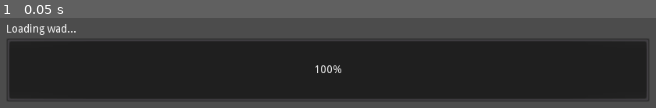
Above: before the commit, frame 1.
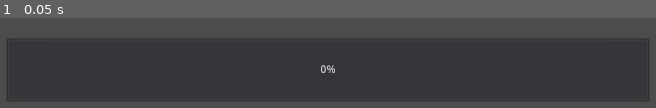
Above: after the commit, the same moment.

Repository: RolandMarchand/wefl
Game: Godot game, scene res://Node.tscn
The game is run twice, just before and just after one commit, with the same random seed, the same clock (stepped at 60 frames per second) and the same inputs.
Inputs:
- Up to frame 1 (0.05 s): no input

The runs differ from the first frame. In frame 1, 60% of the frame differs, in the area x 1-99%, y 6-89%.

Commit message:
Removed 'reader.gd' GUI support.

Diff:
--- a/reader.gd
+++ b/reader.gd
@@ -17,11 +17,7 @@
 # Description:
 # This file reads WAD files, and stores the header, dictionary and data
 # into dictionaries.
-# Might remove the GUI control later.
 extends MarginContainer
-
-onready var bar: ProgressBar = $VBoxContainer/ProgressBar
-onready var label: Label = $VBoxContainer/Label
 
 # Loads wad with multiple threads
 var thread := Thread.new()
@@ -34,15 +30,11 @@
 	thread.start(self, "_record_wad")
 
 func _load_config():
-# warning-ignore:return_value_discarded
-	_set_loading_screen("Load config...", 1)
-
+	# warning-ignore:return_value_discarded
 	wad_config.load("res://doom2.cfg")
 	WAD.FILE = wad_config.get_value("doom2.wad", "wad_file")
 	WAD.HEADER = wad_config.get_value("doom2.wad", "header")
 	WAD.LUMPS = wad_config.get_value("doom2.wad", "lumps")
-
-	_set_loading_screen("Config loaded!", 1, 1)
 
 func _record_wad():
 	if File.new().file_exists("res://doom2.cfg"):
@@ -52,20 +44,10 @@
 	var wad_file = File.new()
 	wad_file.open("res://doom2.wad", File.READ)
 
-	# Sets the loading screen
-	mutex.lock()
-	_set_loading_screen("Loading wad...", wad_file.get_len())
-	mutex.unlock()
-
 	# Loads every byte into WAD.FILE PoolByteArray
 	var tmp_byte_buffer: PoolByteArray = []
 	while not wad_file.eof_reached():
 		tmp_byte_buffer.append_array(wad_file.get_buffer(128))
-
-		mutex.lock()
-		bar.value += 128
-		mutex.unlock()
-
 	WAD.FILE = tmp_byte_buffer
 	# warning-ignore:return_value_discarded
 	tmp_byte_buffer.empty()
@@ -76,10 +58,6 @@
 	var ptr_dict: int = _record_header()
 	_record_lumps(ptr_dict)
 	_save_records()
-
-	mutex.lock()
-	_set_loading_screen("Wad loaded!", 1, 1)
-	mutex.unlock()
 
 
 # wadinfo_t
@@ -94,10 +72,6 @@
 	WAD.HEADER["identification"] = WAD.FILE.subarray(0, 3).get_string_from_ascii()
 	WAD.HEADER["numlumps"] = byte2int(WAD.FILE.subarray(4, 7))
 	WAD.HEADER["infotableofs"] = byte2int(WAD.FILE.subarray(8, 11))
-
-	mutex.lock()
-	_set_loading_screen("Loading lumps...", WAD.HEADER["numlumps"])
-	mutex.unlock()
 
 	return WAD.HEADER["infotableofs"]
 
@@ -115,17 +89,8 @@
 
 	WAD.LUMPS[lump_name] = [from, to]
 
-	mutex.lock()
-	bar.value += 1
-	mutex.unlock()
-
 	if ptr + 32 < WAD.FILE.size(): # If not out of bound
 		_record_lumps(ptr + 16)
-
-func _set_loading_screen(text: String, max_val: int, init_val: int = 0) -> void:
-	label.text = text
-	bar.max_value = max_val
-	bar.value = init_val
 
 func _save_records():
 	if not File.new().file_exists("res://doom2.cfg"):
